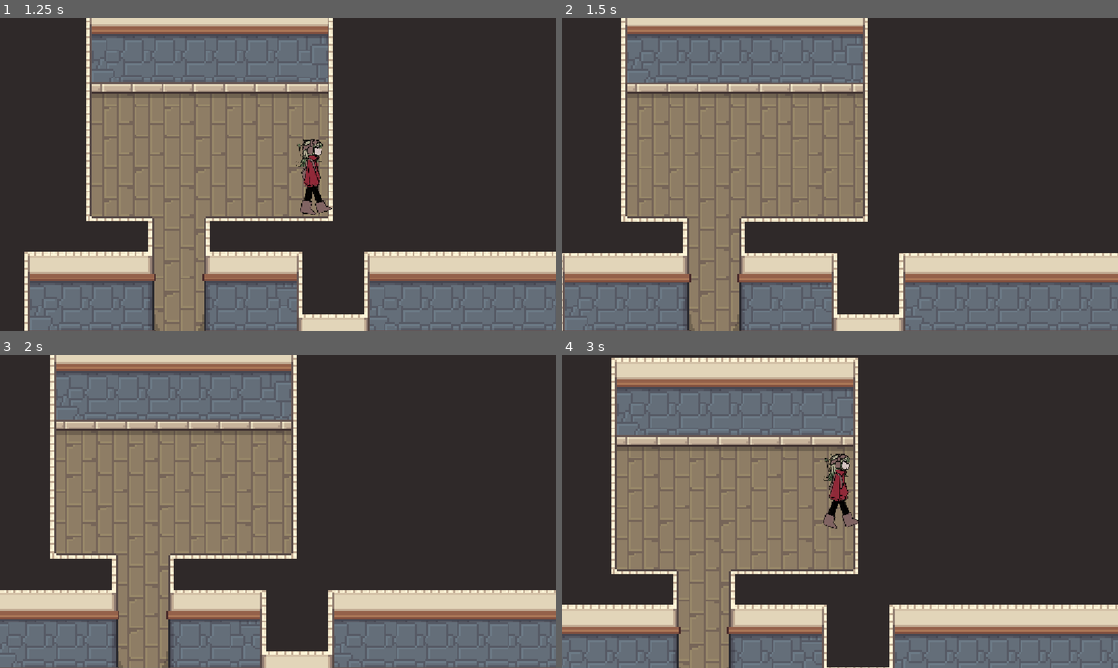
Above: before the commit, frames 1-4 (two rows, left to right).
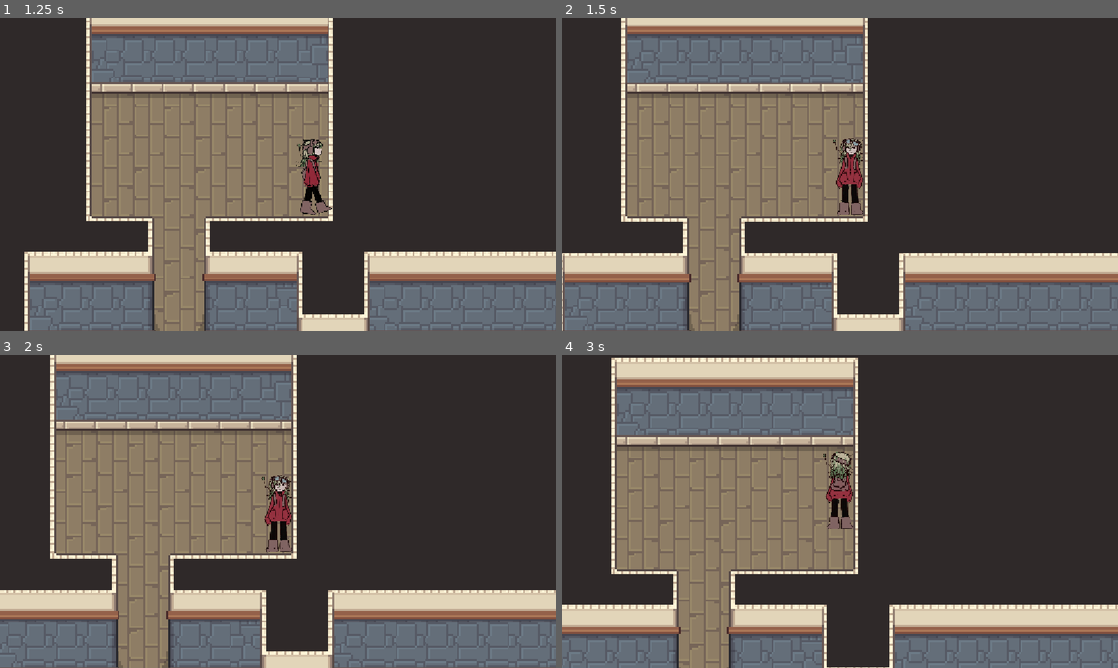
Above: after the commit, the same moments.

Repository: Jiwwie/gymnasiearbete
Game: Godot game, scene res://scenes/rooms/house.tscn
The game is run twice, just before and just after one commit, with the same random seed, the same clock (stepped at 60 frames per second) and the same inputs.
Inputs:
- Up to frame 1 (1.25 s): hold D (move_right) from 0.53 s (still down); tap E (interact) at 0.6 s
- Up to frame 2 (1.5 s): release D (move_right) at 1.28 s; hold S (move_down) from 1.28 s (still down); tap E (interact) at 1.35 s
- Up to frame 3 (2 s): keep holding S (move_down)
- Up to frame 4 (3 s): release S (move_down) at 2.03 s; hold D (move_right) 2.03-2.78 s; tap E (interact) at 2.1, 2.85 s; hold W (move_up) from 2.78 s (still down)

Frame 1 is identical in both runs. In frame 2, 0.8% of the frame differs, in the area x 48-55%, y 38-63%; in frame 3, 0.8%, in the area x 47-53%, y 38-63%; in frame 4, 0.7%.

Commit message:
Add up direction animations for player
Introduced new 'idle_up' and 'walk_up' animations for the player, including corresponding sprite assets and updates to the scene and script logic to support movement and idle states facing up.

Diff:
--- a/player/player.tscn
+++ b/player/player.tscn
@@ -1,10 +1,12 @@
-[gd_scene load_steps=21 format=3 uid="uid://bcyrg6u8o2mbx"]
+[gd_scene load_steps=30 format=3 uid="uid://bcyrg6u8o2mbx"]
 
 [ext_resource type="Script" uid="uid://dl43mg3clqtaf" path="res://scripts/player/player.gd" id="1_rkbax"]
 [ext_resource type="Texture2D" uid="uid://cq0tuij1egen8" path="res://assets/sprites/player/idle.png" id="2_rkbax"]
 [ext_resource type="Texture2D" uid="uid://jc333uv34owa" path="res://assets/sprites/player/walk_down.png" id="3_g1dw6"]
 [ext_resource type="Texture2D" uid="uid://bg70ddjp8i2j0" path="res://assets/sprites/player/idle_side.png" id="3_qjkh3"]
+[ext_resource type="Texture2D" uid="uid://bpet0siwn6jpi" path="res://assets/sprites/player/idle_up.png" id="4_boad6"]
 [ext_resource type="Texture2D" uid="uid://cpx2dg3exuu5i" path="res://assets/sprites/player/walk_side.png" id="5_g6k8r"]
+[ext_resource type="Texture2D" uid="uid://msnkk28yb145" path="res://assets/sprites/player/walk_up.png" id="7_rgyib"]
 
 [sub_resource type="AtlasTexture" id="AtlasTexture_g1dw6"]
 atlas = ExtResource("2_rkbax")
@@ -30,6 +32,18 @@
 atlas = ExtResource("3_qjkh3")
 region = Rect2(400, 0, 200, 400)
 
+[sub_resource type="AtlasTexture" id="AtlasTexture_32hag"]
+atlas = ExtResource("4_boad6")
+region = Rect2(0, 0, 200, 400)
+
+[sub_resource type="AtlasTexture" id="AtlasTexture_tqiix"]
+atlas = ExtResource("4_boad6")
+region = Rect2(200, 0, 200, 400)
+
+[sub_resource type="AtlasTexture" id="AtlasTexture_e7oew"]
+atlas = ExtResource("4_boad6")
+region = Rect2(400, 0, 200, 400)
+
 [sub_resource type="AtlasTexture" id="AtlasTexture_g6k8r"]
 atlas = ExtResource("3_g1dw6")
 region = Rect2(0, 0, 200, 400)
@@ -58,6 +72,22 @@
 atlas = ExtResource("5_g6k8r")
 region = Rect2(400, 0, 200, 400)
 
+[sub_resource type="AtlasTexture" id="AtlasTexture_c35mf"]
+atlas = ExtResource("7_rgyib")
+region = Rect2(0, 0, 200, 400)
+
+[sub_resource type="AtlasTexture" id="AtlasTexture_65viv"]
+atlas = ExtResource("7_rgyib")
+region = Rect2(200, 0, 200, 400)
+
+[sub_resource type="AtlasTexture" id="AtlasTexture_x7c3f"]
+atlas = ExtResource("7_rgyib")
+region = Rect2(400, 0, 200, 400)
+
+[sub_resource type="AtlasTexture" id="AtlasTexture_bjvpn"]
+atlas = ExtResource("7_rgyib")
+region = Rect2(600, 0, 200, 400)
+
 [sub_resource type="SpriteFrames" id="SpriteFrames_g6k8r"]
 animations = [{
 "frames": [{
@@ -90,6 +120,20 @@
 }, {
 "frames": [{
 "duration": 1.0,
+"texture": SubResource("AtlasTexture_32hag")
+}, {
+"duration": 1.0,
+"texture": SubResource("AtlasTexture_tqiix")
+}, {
+"duration": 1.0,
+"texture": SubResource("AtlasTexture_e7oew")
+}],
+"loop": true,
+"name": &"idle_up",
+"speed": 4.0
+}, {
+"frames": [{
+"duration": 1.0,
 "texture": SubResource("AtlasTexture_g6k8r")
 }, {
 "duration": 1.0,
@@ -102,7 +146,7 @@
 "texture": SubResource("AtlasTexture_rgyib")
 }],
 "loop": true,
-"name": &"walk_forward",
+"name": &"walk_down",
 "speed": 4.0
 }, {
 "frames": [{
@@ -121,6 +165,23 @@
 "loop": true,
 "name": &"walk_side",
 "speed": 3.0
+}, {
+"frames": [{
+"duration": 1.0,
+"texture": SubResource("AtlasTexture_c35mf")
+}, {
+"duration": 1.0,
+"texture": SubResource("AtlasTexture_65viv")
+}, {
+"duration": 1.0,
+"texture": SubResource("AtlasTexture_x7c3f")
+}, {
+"duration": 1.0,
+"texture": SubResource("AtlasTexture_bjvpn")
+}],
+"loop": true,
+"name": &"walk_up",
+"speed": 4.0
 }]
 
 [sub_resource type="CapsuleShape2D" id="CapsuleShape2D_rkbax"]
@@ -134,10 +195,8 @@
 [node name="AnimatedSprite2D" type="AnimatedSprite2D" parent="."]
 scale = Vector2(0.215, 0.215)
 sprite_frames = SubResource("SpriteFrames_g6k8r")
-animation = &"walk_side"
+animation = &"walk_down"
 autoplay = "idle"
-frame = 2
-frame_progress = 0.63802546
 
 [node name="CollisionShape2D" type="CollisionShape2D" parent="."]
 position = Vector2(0, 21)
--- a/scripts/player/player.gd
+++ b/scripts/player/player.gd
@@ -19,6 +19,8 @@
 	if Input.is_action_pressed("move_up"):
 		velocity.y -= 1
 		last_direction = "up"
+		$AnimatedSprite2D.animation = "walk_up"
+		$AnimatedSprite2D.flip_h = false
 	if Input.is_action_pressed("move_down"):
 		velocity.y += 1
 		last_direction = "down"
@@ -27,7 +29,7 @@
 
 	if velocity.length() == 0:
 		if last_direction == "up":
-			$AnimatedSprite2D.animation = "idle"
+			$AnimatedSprite2D.animation = "idle_up"
 		elif last_direction == "left":
 			$AnimatedSprite2D.animation = "idle_side"
 		elif last_direction == "right":
Binary file added: assets/sprites/player/idle_up.png
Not shown, added: assets/sprites/player/idle_up.png.import
Binary file added: assets/sprites/player/walk_up.png
Not shown, added: assets/sprites/player/walk_up.png.import
